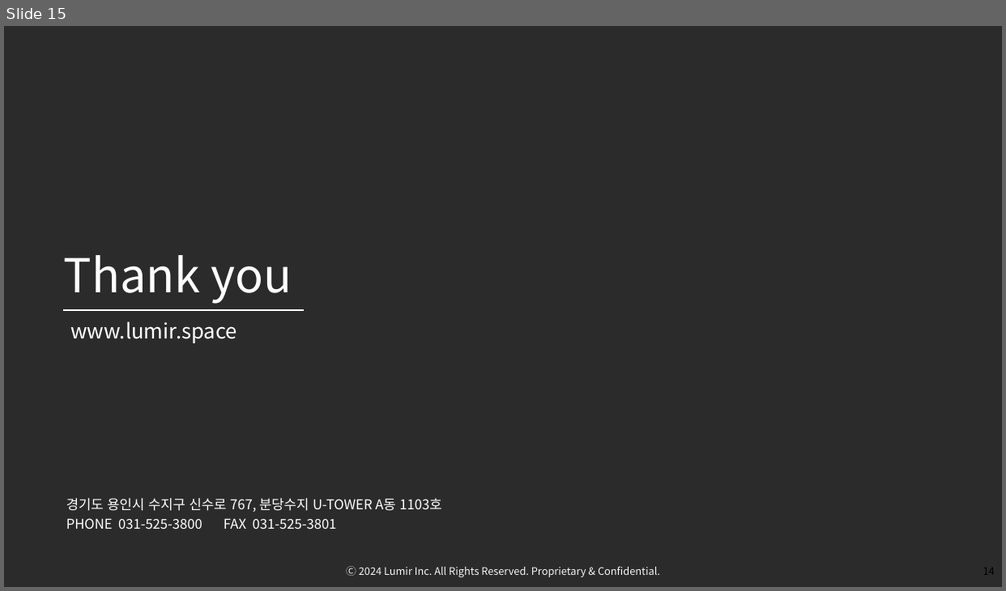
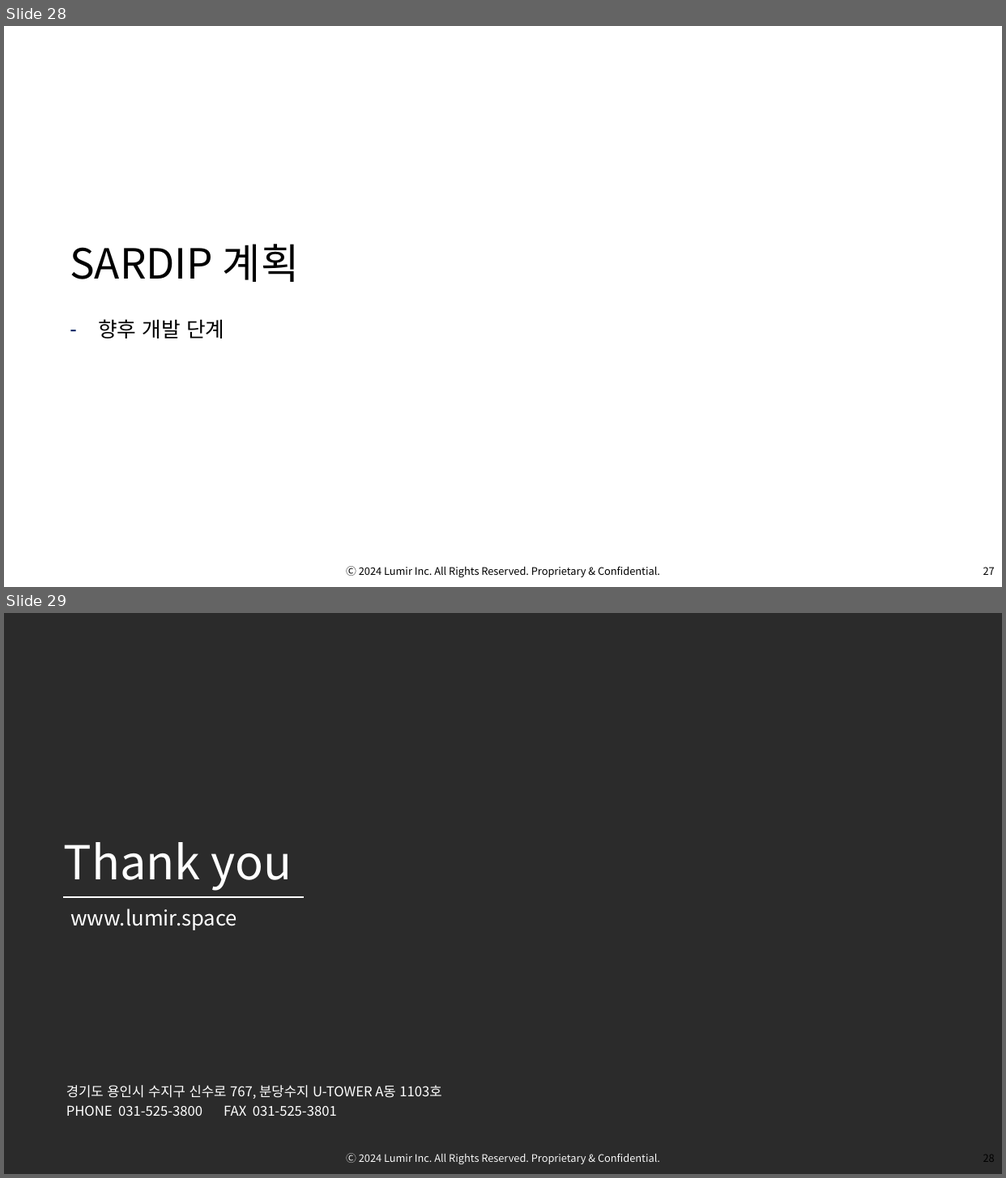
Before and after one commit to OsterRepository/OsterRepository, a slide deck: 기술 7부 김민수 성과 발표.pptx. Shown one above the other, each under a label of ours: slide 15 before the commit, slides 28 and 29 after it. The pictures are 1006x591 and 1006x1178 pixels, drawn with LibreOffice and Linux fonts; fonts in the diff are those of the drawing; background and template pictures are left out; a plain dark background stands for a picture behind light text. Boxes give left, top, right and bottom in pixels: in the first picture for what was removed or moved away, otherwise in the second. Text is boxed around its words. In the diff, an @@ line names an element or a change of style, - is before the commit and + after.

```diff
--- a/기술 7부 김민수 성과 발표.pptx
+++ b/기술 7부 김민수 성과 발표.pptx
@@ slide 28 added at (4, 26, 1002, 587), background picture (left out); not listed: 2 template elements that a slide beside it also shows @@
@@ title added at (70, 244, 299, 282), 40 pt, text #000000 @@
+SARDIP 계획
@@ text added at (98, 319, 224, 339), 20 pt, text #000000 @@
+– 향후 개발 단계
@@ what was slide 15 is now slide 29 @@
```
Also in this commit, not shown: 13 other slides added.
